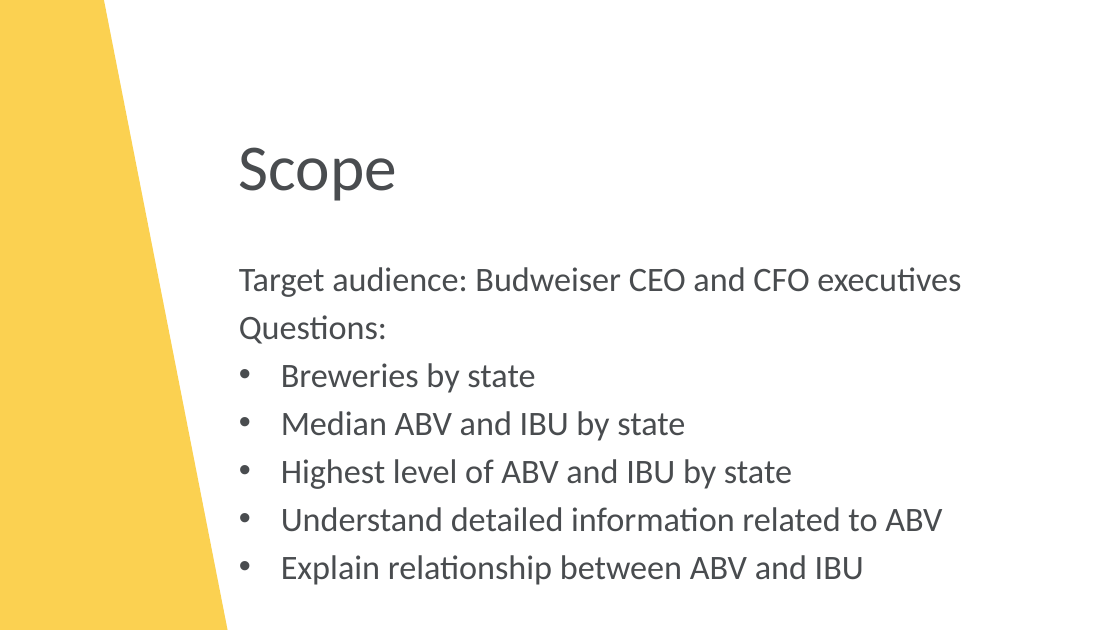
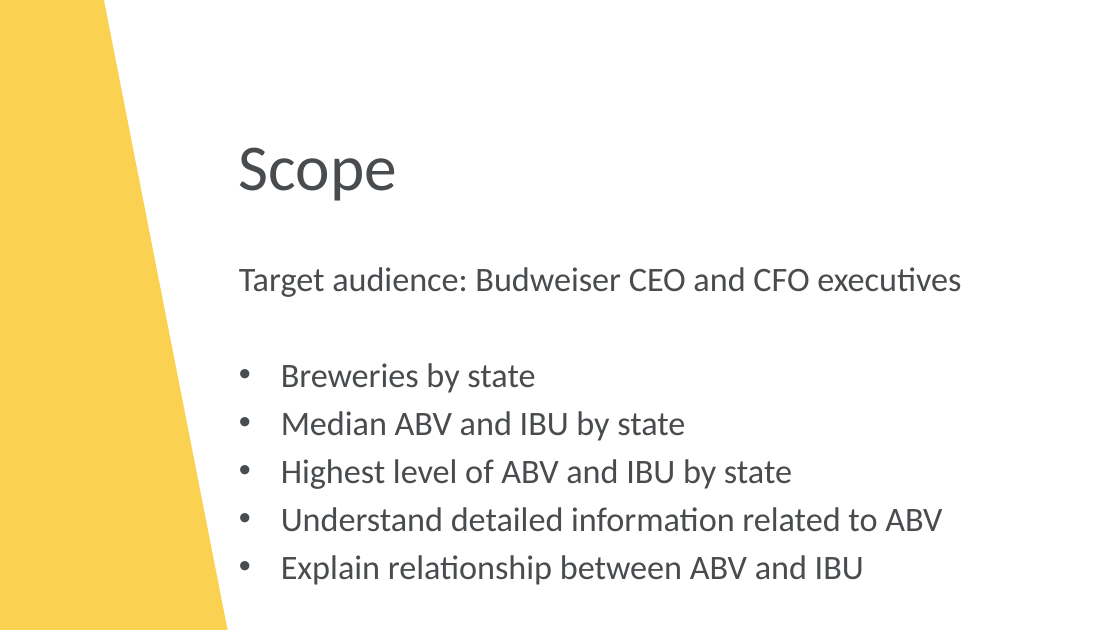
Before and after one commit to tschwebke/DDS6306-Group-Project-1, a slide deck: slide 2 of DS6306 Group Project 1.pptx. Drawn at 1120x630 pixels with LibreOffice and Linux fonts; fonts in the diff are those of the drawing; background and template pictures are left out. Boxes give left, top, right and bottom in pixels: in the first picture for what was removed or moved away, otherwise in the second. Text is boxed around its words. In the diff, an @@ line names an element or a change of style, - is before the commit and + after.

```diff
--- a/DS6306 Group Project 1.pptx
+++ b/DS6306 Group Project 1.pptx
@@ text at [239,315,387,344]: paragraph removed @@
-Questions:
```
Also in this commit, not shown: 3 other slides changed, 1 other file.
